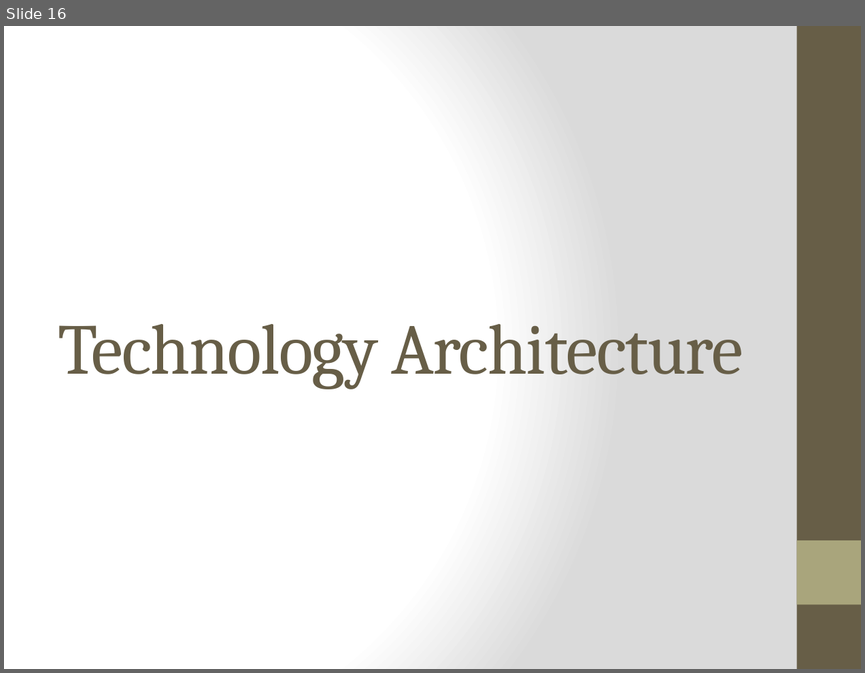
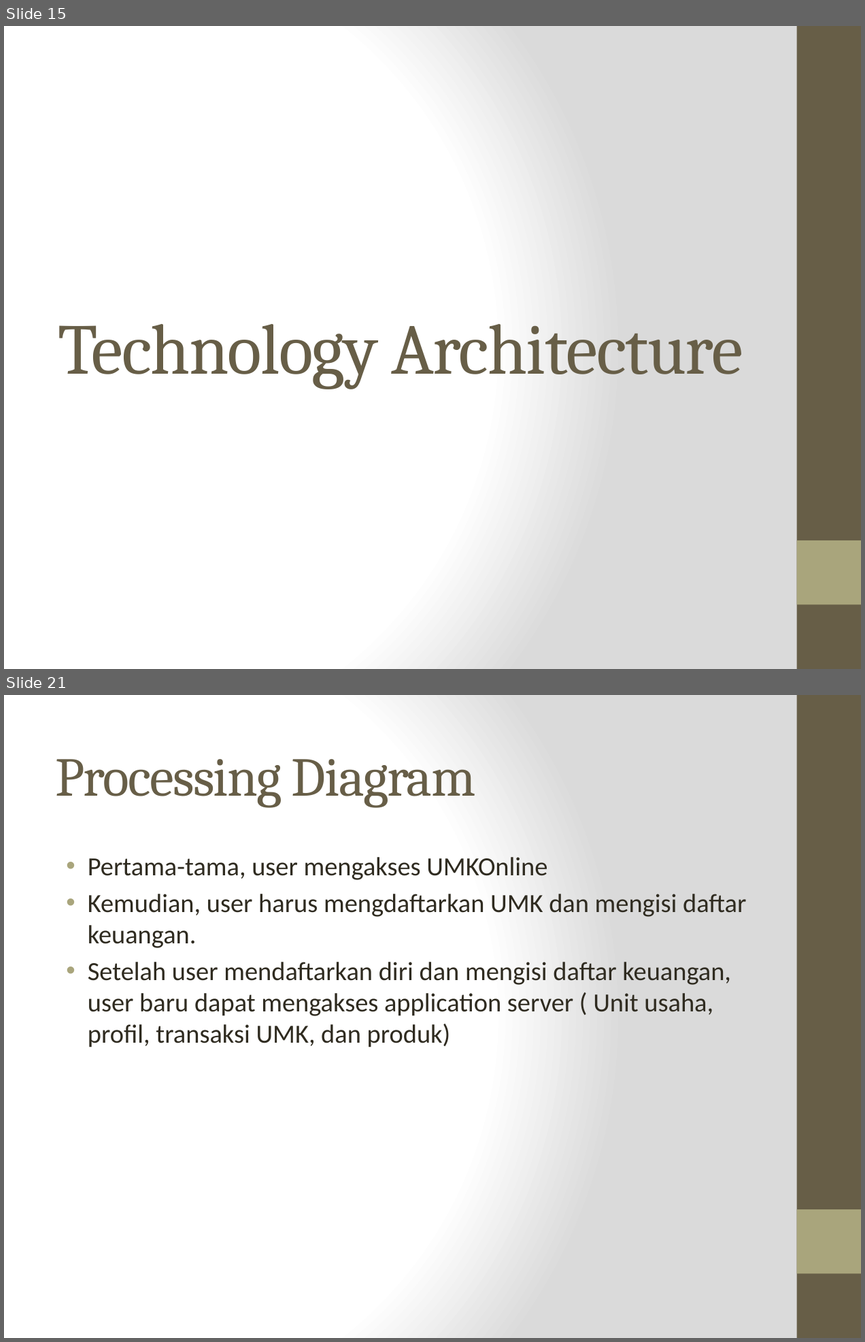
Before and after one commit to kamord/Tugas-SSI-EA, a slide deck: UMK/UMK.pptx. Shown one above the other, each under a label of ours: slide 16 before the commit, slides 15 and 21 after it; the slides between them are not shown. The pictures are 865x673 and 865x1342 pixels, drawn with LibreOffice and Linux fonts; fonts in the diff are those of the drawing. Boxes give left, top, right and bottom in pixels: in the first picture for what was removed or moved away, otherwise in the second. Text is boxed around its words. In the diff, an @@ line names an element or a change of style, - is before the commit and + after.

```diff
--- a/UMK/UMK.pptx
+++ b/UMK/UMK.pptx
@@ slide 21 added at (x1=4, y1=695, x2=861, y2=1338), background gradient #FFFFFF to #DADADA; not listed: 2 template elements that a slide beside it also shows @@
@@ title added at (x1=56, y1=759, x2=476, y2=808), 46 pt, text #675E47 @@
+Processing Diagram
@@ text added at (x1=88, y1=857, x2=746, y2=1047), 22 pt, text #2F2B20 @@
+• Pertama-tama, user mengakses UMKOnline
+• Kemudian, user harus mengdaftarkan UMK dan mengisi daftar keuangan.
+• Setelah user mendaftarkan diri dan mengisi daftar keuangan, user baru dapat mengakses application server ( Unit usaha, profil, transaksi UMK, dan produk)
@@ what was slide 16 is now slide 15 @@
```
Also in this commit, not shown: 6 slides changed, 2 other slides added, 1 slide removed.
